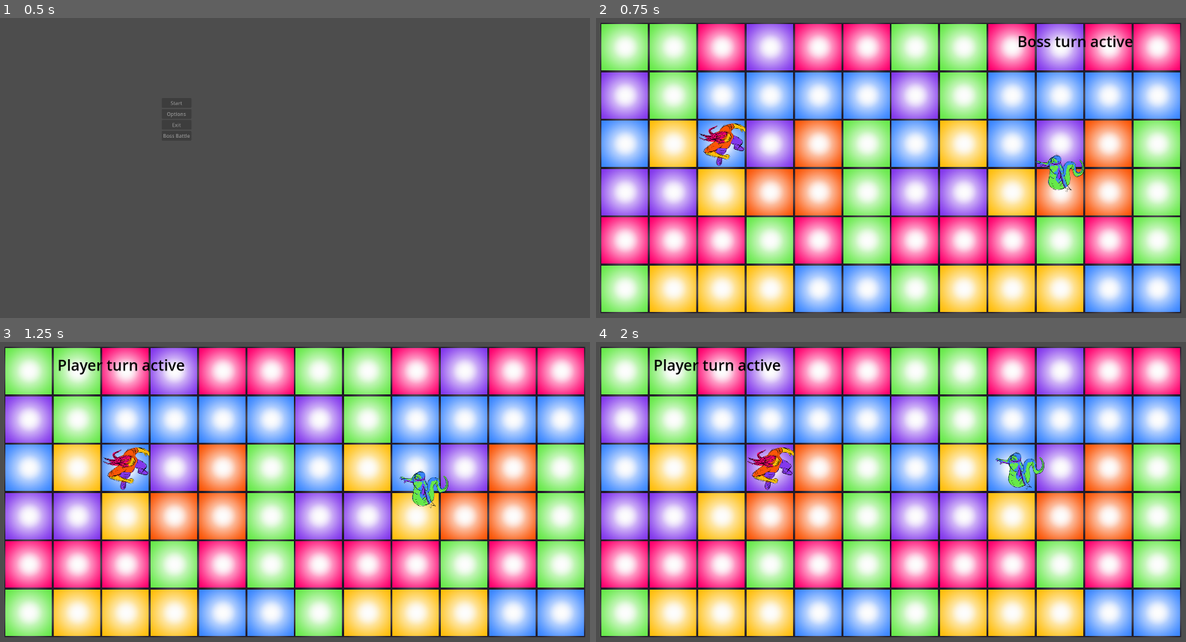
Above: before the commit, frames 1-4 (two rows, left to right).
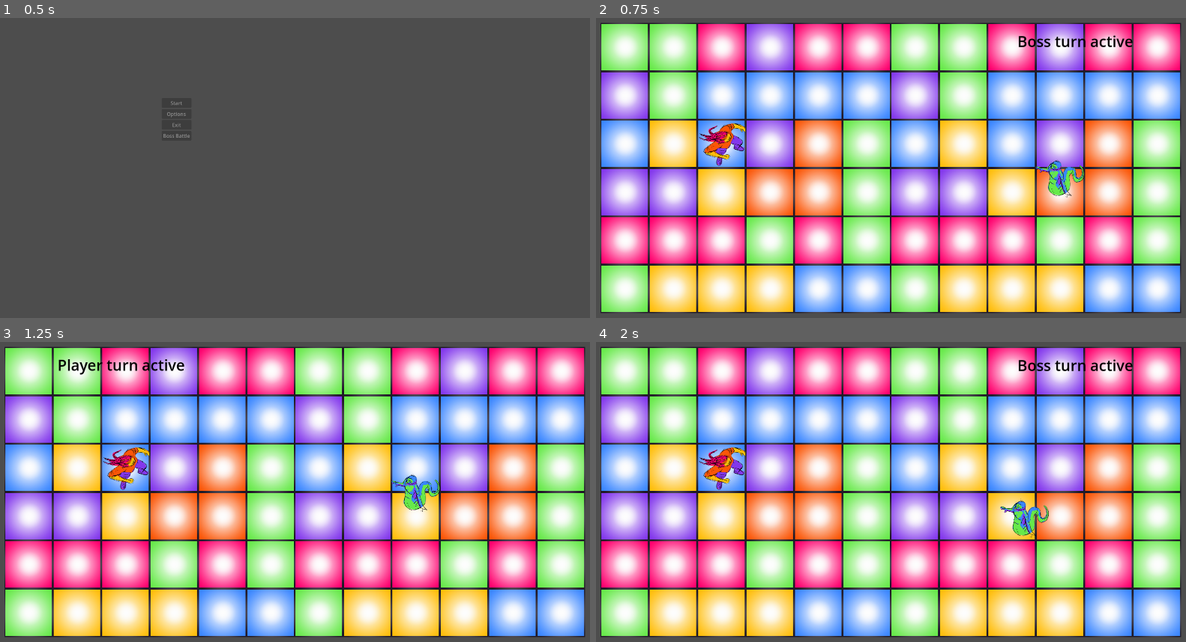
Above: after the commit, the same moments.

Repository: SethBradley/Magic-Girl-Jam
Game: Godot game, scene res://src/screen_start/start_screen.tscn
The game is run twice, just before and just after one commit, with the same random seed, the same clock (stepped at 60 frames per second) and the same inputs.
Inputs (mouse positions are in pixels of both pictures, inside the frame that each line leads up to):
- Up to frame 1 (0.5 s): no input
- Up to frame 2 (0.75 s): click "Boss Battle" at 0.5 s
- Up to frame 3 (1.25 s): no input
- Up to frame 4 (2 s): tap Enter (dialog_action) at 1.25 s; move the mouse to (1026, 480) at 1.27 s; hold Right (ui_right) from 1.28 s (still down); hold Enter (dialog_action) from 1.28 s (still down); click (1026, 480) at 1.42 s; tap Space (ui_select) at 1.52 s

Frame 1 is identical in both runs. In frame 2, 0.5% of the frame differs, in the area x 74-83%, y 45-60%; in frame 3, 0.6%; in frame 4, 2.8%, in the area x 9-91%, y 5-66%.

Commit message:
you can now lose!!

Diff:
--- a/src/scene_boss_battle/boss.gd
+++ b/src/scene_boss_battle/boss.gd
@@ -1,6 +1,6 @@
 extends CharacterBody2D
 
-const tile_size = 128
+const tile_size = 155
 const move_speed = 0.25
 var boss_phase = 0
 var is_moving = false
--- a/src/scene_boss_battle/boss_battle_controller.gd
+++ b/src/scene_boss_battle/boss_battle_controller.gd
@@ -36,12 +36,20 @@
 			pass
 		5:	#wait for the boss
 			pass
+		6:	#activate second phase - player turn
+			set_turn_visible_label($LabelPlayerTurn)
+			player_turn_start.emit()
+			step_increment()
+		7:	#wait for player input
+			pass
 
 		99: #game_lose
 			set_turn_visible_label($LabelLose)
 			step_increment()
 			pass
-		100: #do nothing for now
+		100: #restart with SPACE
+			if Input.is_key_pressed(KEY_SPACE):
+				get_tree().reload_current_scene()
 			pass
 
 
@@ -58,7 +66,6 @@
 	phase = 99
 	pass # Replace with function body.
 
-
 func set_turn_visible_label(_label_obj = null) -> void:
 	#reset all visibilities
 	$LabelBossTurn.visible = false
--- a/src/scene_boss_battle/player.gd
+++ b/src/scene_boss_battle/player.gd
@@ -5,6 +5,11 @@
 var is_moving = false
 var input_vector
 var move_count = 0
+var all_moves_count = 0 #array of every single move, for checking right/wrong
+var vector_correct = [
+	Vector2(0, 1), Vector2(1, 0), Vector2(0, -1),
+	Vector2(0, 1), Vector2(0, 1), Vector2(0, 1)
+]
 
 #signals
 signal turn_done
@@ -12,6 +17,7 @@
 
 #start my turn
 func _on_node_2d_player_turn_start() -> void:
+	move_count = 0
 	my_turn = true
 
 func _physics_process(delta: float) -> void:
@@ -29,19 +35,22 @@
 func move_grid():
 	#check if its my turn
 	if ((input_vector != Vector2.ZERO) and (!is_moving)) and (my_turn):
-		# should not be here but is here for now
-		move_count = move_count + 1
+		#first check if the move is right
+		if (input_vector == vector_correct[all_moves_count]):
+			#if right, move, else emit game lose
+			move_count = move_count + 1
+			all_moves_count = all_moves_count + 1
 
-		if move_count == 4:
-			turn_done.emit()
-			move_count = 0
-			my_turn = false
-		else:
 			is_moving = true
 			var tween = create_tween()
 			tween.tween_property(self, "position", position + input_vector * tile_size, 0.25)
 			tween.tween_callback(is_moving_disable)
-			pass
+		else:
+			game_lose.emit()
+		pass
 
 func is_moving_disable():
 	is_moving = false
+	if move_count == 3:
+		turn_done.emit()
+		my_turn = false
